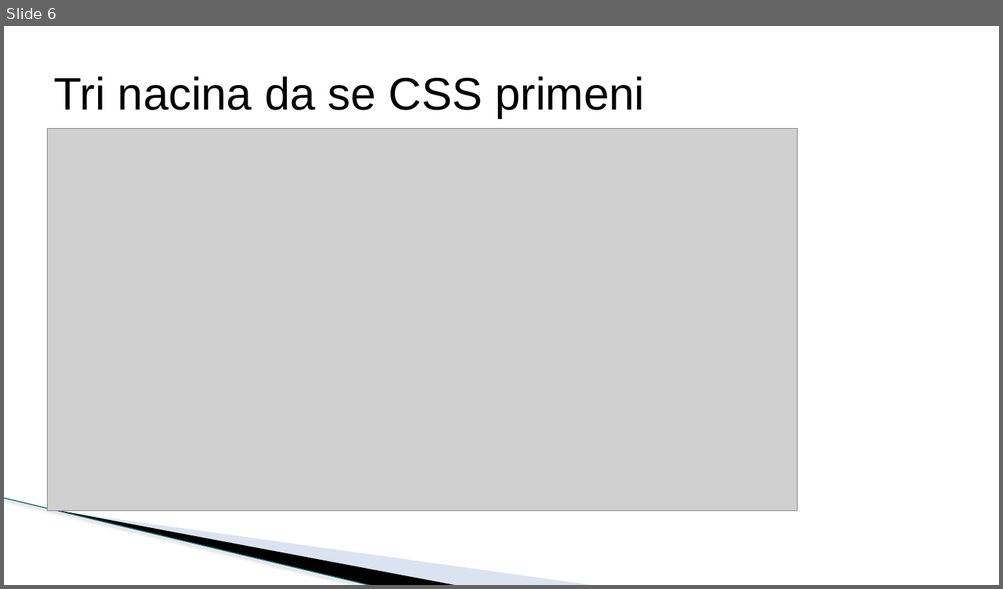
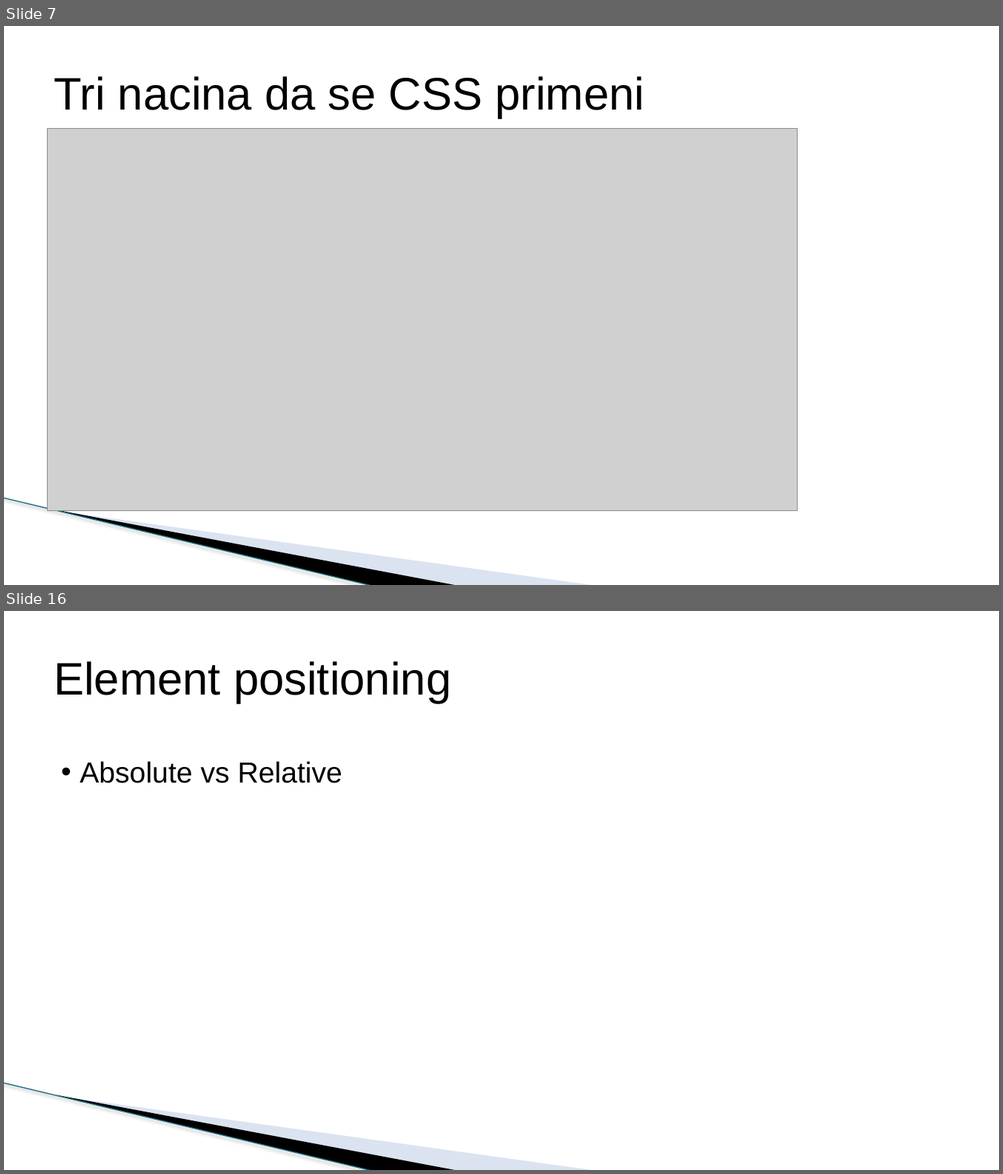
Before and after one commit to todalexcode/kurs-front-end, a slide deck: sesija-14/PPT/Front-End Developer-14.pptx. Shown one above the other, each under a label of ours: slide 6 before the commit, slides 7 and 16 after it; the slides between them are not shown. The pictures are 1003x589 and 1003x1174 pixels, drawn with LibreOffice and Linux fonts; fonts in the diff are those of the drawing; grey boxes stand for pictures; background and template pictures are left out. Boxes give left, top, right and bottom in pixels: in the first picture for what was removed or moved away, otherwise in the second. Text is boxed around its words. In the diff, an @@ line names an element or a change of style, - is before the commit and + after.

```diff
--- a/sesija-14/PPT/Front-End Developer-14.pptx
+++ b/sesija-14/PPT/Front-End Developer-14.pptx
@@ slide 16 added at bbox=[4, 611, 999, 1170], background #FFFFFF; not listed: 3 template elements that a slide beside it also shows @@
@@ title added at bbox=[54, 661, 451, 703], 44 pt, text #000000 @@
+Element positioning
@@ text added at bbox=[79, 761, 342, 783], 28 pt, text #000000 @@
+• Absolute vs Relative
@@ what was slide 6 is now slide 7 @@
```
Also in this commit, not shown: 2 slides changed, 9 other slides added, 1 slide removed, 7 other files.
